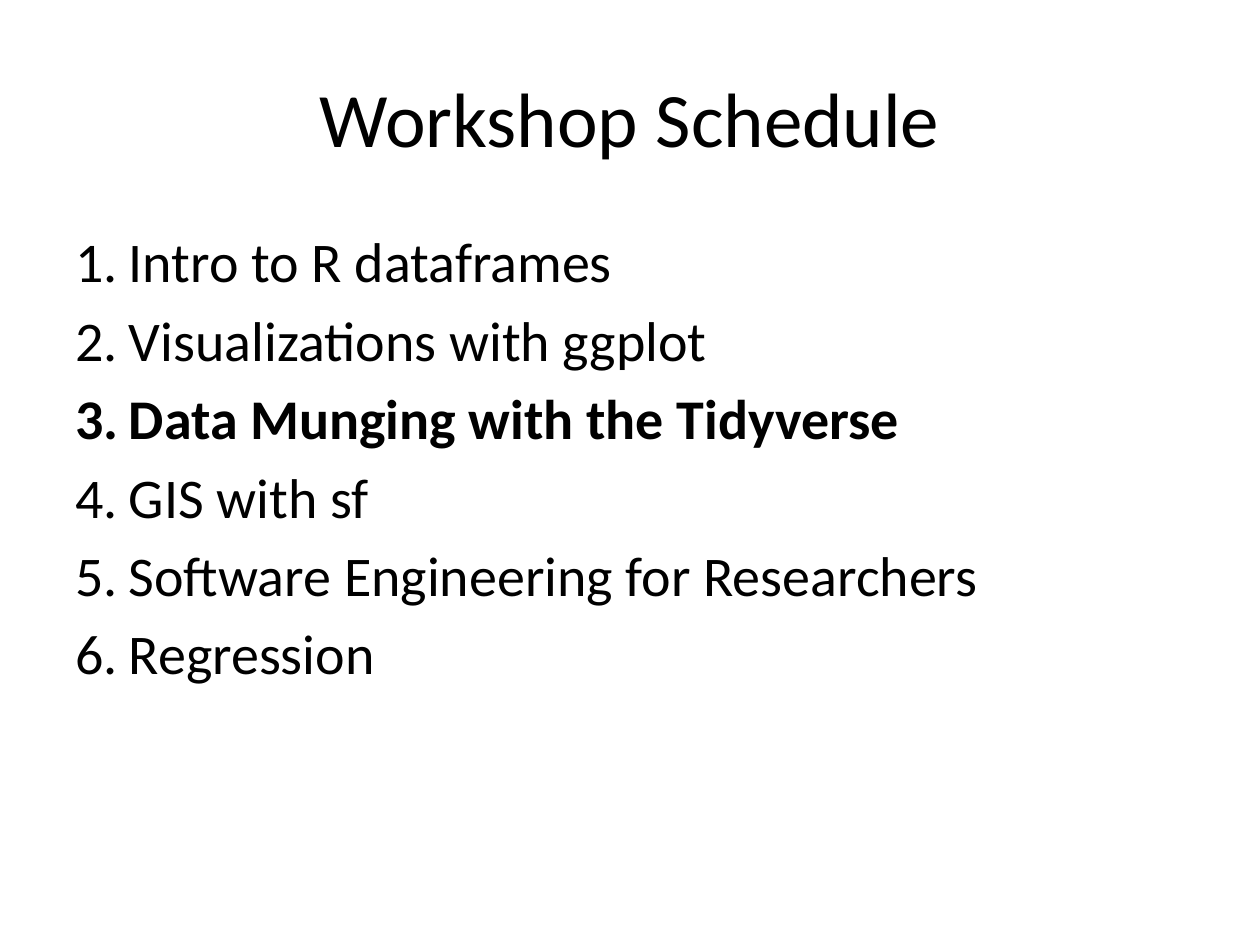
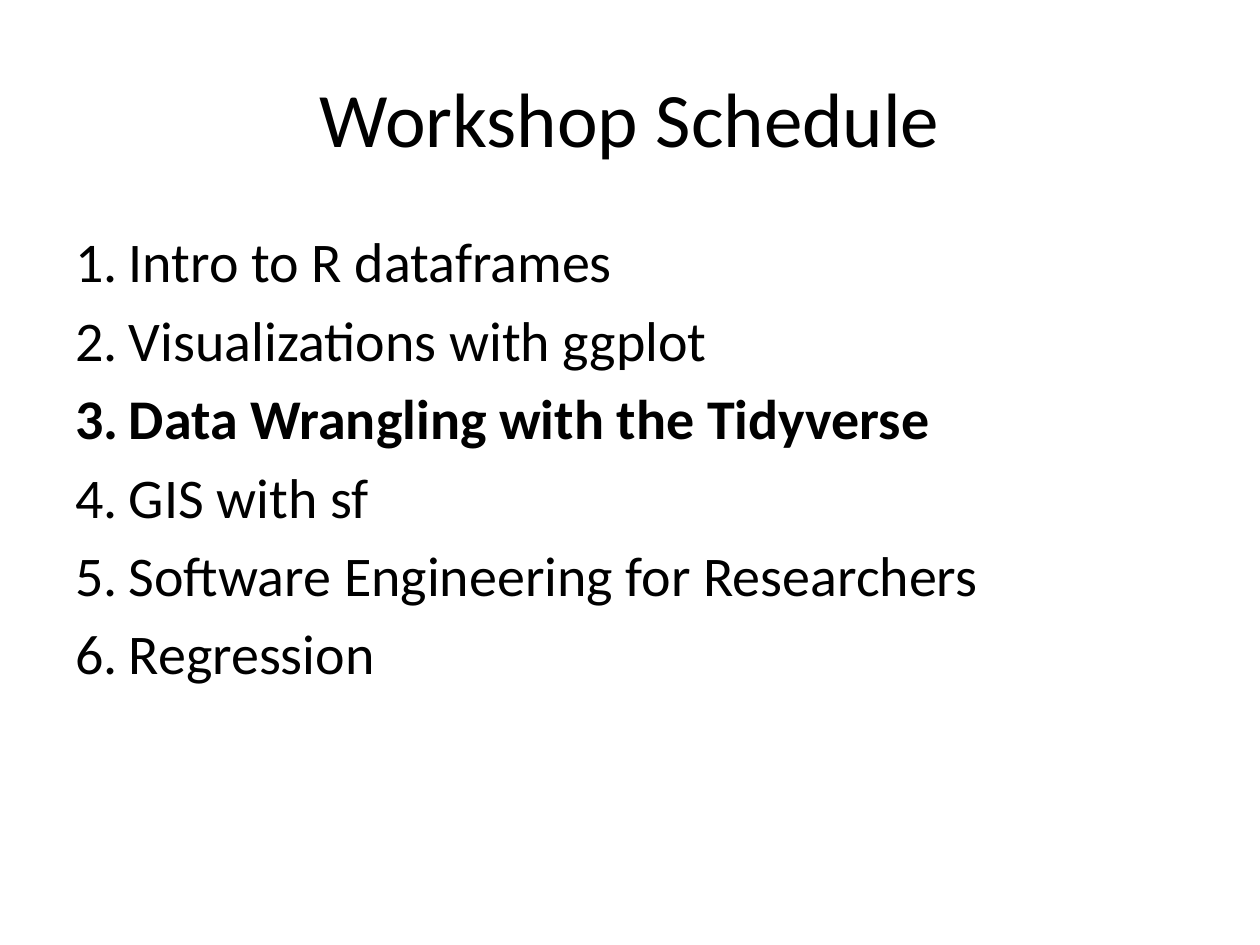
Before and after one commit to jtannen/r-for-datascience, a slide deck: slide 3 of session-3-wrangling/session-3-wrangling.pptx. Drawn at 1260x945 pixels with LibreOffice and Linux fonts; fonts in the diff are those of the drawing. Boxes give left, top, right and bottom in pixels: in the first picture for what was removed or moved away, otherwise in the second. Text is boxed around its words. In the diff, an @@ line names an element or a change of style, - is before the commit and + after.

```diff
--- a/session-3-wrangling/session-3-wrangling.pptx
+++ b/session-3-wrangling/session-3-wrangling.pptx
@@ text at bbox=[129, 399, 929, 449]: text changed @@
-3. Data Munging with the Tidyverse
+3. Data Wrangling with the Tidyverse
```
Also in this commit, not shown: 1 other slide changed, 1 slide added, 1 other file.
